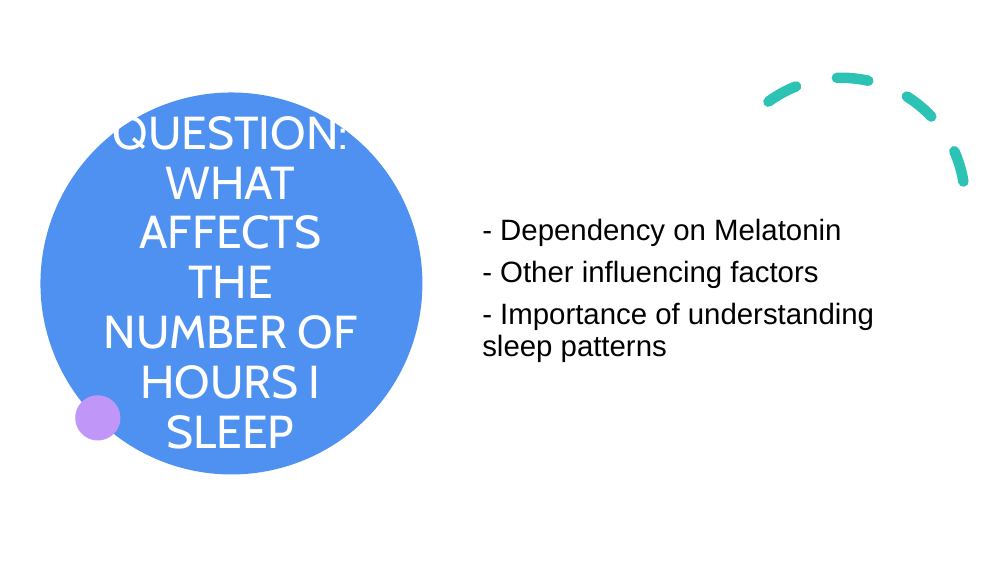
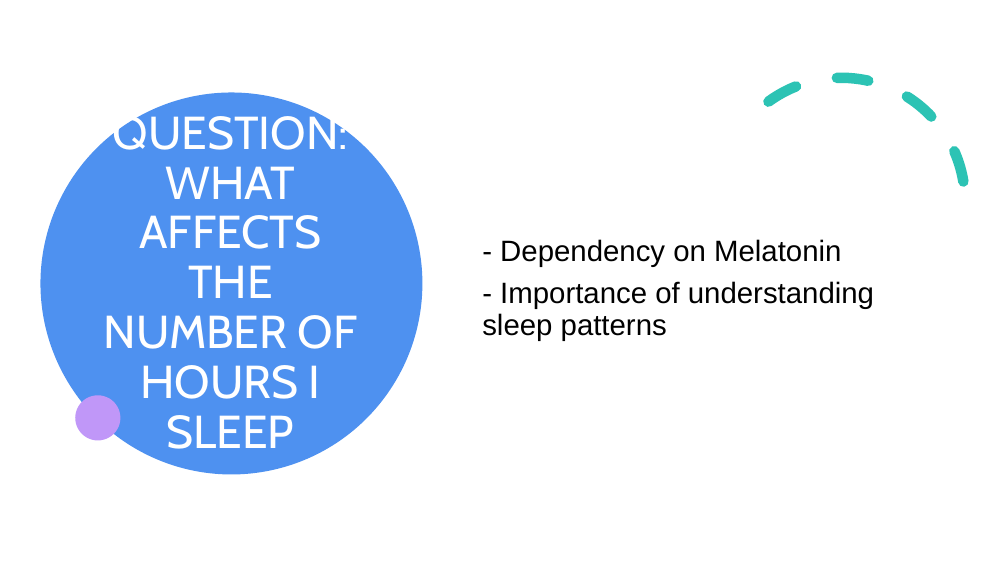
Before and after one commit to jiamingz999/dataproject2023, a slide deck: slide 2 of sleephours.pptx. Drawn at 1008x567 pixels with LibreOffice and Linux fonts; fonts in the diff are those of the drawing. Boxes give left, top, right and bottom in pixels: in the first picture for what was removed or moved away, otherwise in the second. Text is boxed around its words. In the diff, an @@ line names an element or a change of style, - is before the commit and + after.

```diff
--- a/sleephours.pptx
+++ b/sleephours.pptx
@@ text at (x1=500, y1=260, x2=818, y2=288): paragraph removed @@
-- Other influencing factors
```
Also in this commit, not shown: 4 other slides changed, 1 slide added.
